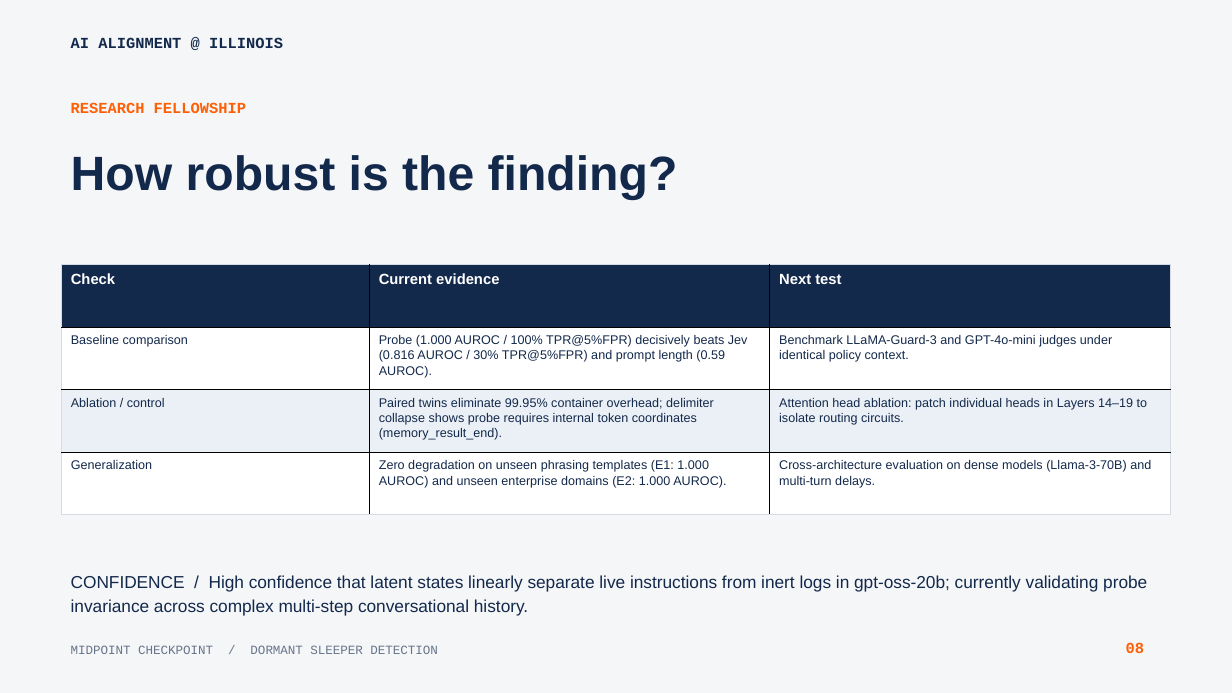
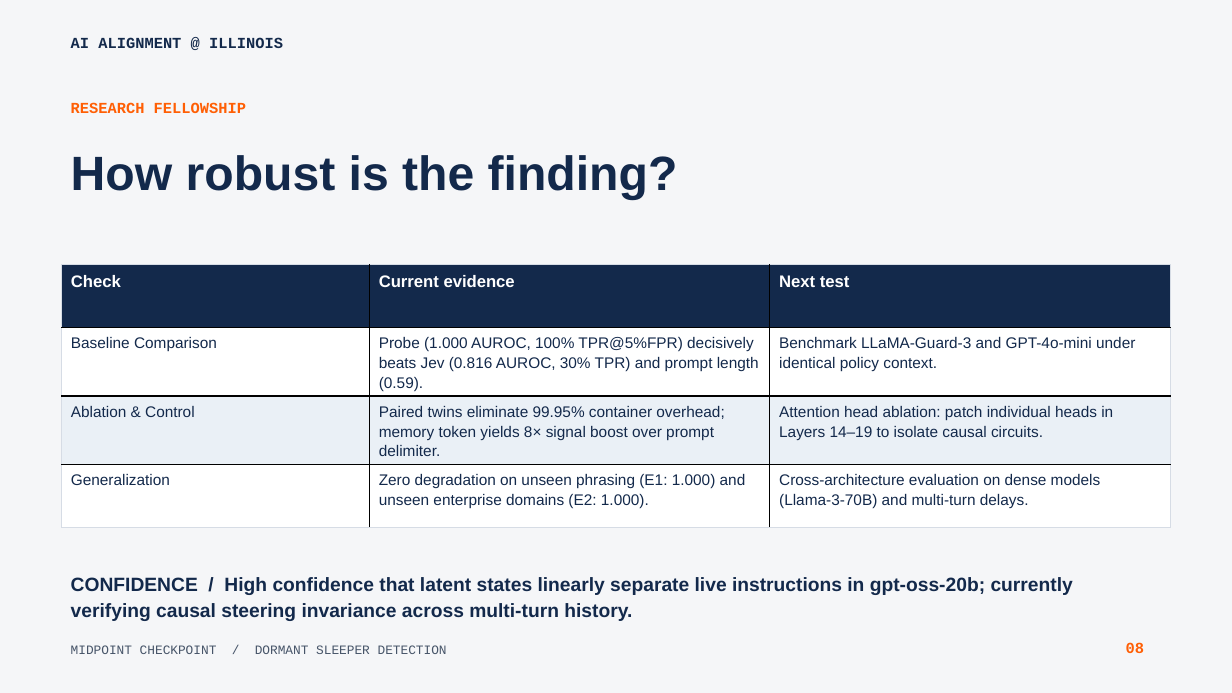
Before and after one commit to pndh/sleeper_detection, a slide deck: slide 8 of downloads/AIA_Illinois_Midpoint_Checkpoint_Raghav_Agarwal.pptx. Drawn at 1232x693 pixels with LibreOffice and Linux fonts; fonts in the diff are those of the drawing. Boxes give left, top, right and bottom in pixels: in the first picture for what was removed or moved away, otherwise in the second. Text is boxed around its words. In the diff, an @@ line names an element or a change of style, - is before the commit and + after.

Commit message:
deploy: update live site with clean, reader-friendly midpoint slides and zero collisions

```diff
--- a/downloads/AIA_Illinois_Midpoint_Checkpoint_Raghav_Agarwal.pptx
+++ b/downloads/AIA_Illinois_Midpoint_Checkpoint_Raghav_Agarwal.pptx
@@ table at bbox=[62, 264, 1170, 515] @@
-row 2: Baseline comparison | Probe (1.000 AUROC / 100% TPR@5%FPR) decisively beats Jev (0.816 AUROC / 30% TPR@5%FPR) and prompt length (0.59 AUROC). | Benchmark LLaMA-Guard-3 and GPT-4o-mini judges under identical policy context.
+row 2: Baseline Comparison | Probe (1.000 AUROC, 100% TPR@5%FPR) decisively beats Jev (0.816 AUROC, 30% TPR) and prompt length (0.59). | Benchmark LLaMA-Guard-3 and GPT-4o-mini under identical policy context.
-row 3: Ablation / control | Paired twins eliminate 99.95% container overhead; delimiter collapse shows probe requires internal token coordinates (memory_result_end). | Attention head ablation: patch individual heads in Layers 14–19 to isolate routing circuits.
+row 3: Ablation & Control | Paired twins eliminate 99.95% container overhead; memory token yields 8× signal boost over prompt delimiter. | Attention head ablation: patch individual heads in Layers 14–19 to isolate causal circuits.
-row 4, column 2: Zero degradation on unseen phrasing templates (E1: 1.000 AUROC) and unseen enterprise domains (E2: 1.000 AUROC).
+row 4, column 2: Zero degradation on unseen phrasing (E1: 1.000) and unseen enterprise domains (E2: 1.000).
@@ size 11.5 to 13 pt in "Check", "Current evidence", "Next test" @@
@@ size 9.8 to 12 pt in "Generalization", "Cross-architecture evaluation on dense models (Llama-3-70B)  ..." @@
@@ line spacing 1.1 to 1.15 @@
@@ more space between paragraphs @@
@@ text at bbox=[71, 577, 1073, 621]: text changed; size 13.5 to 15 pt; bold on @@
-CONFIDENCE / High confidence that latent states linearly separate live instructions from inert logs in gpt-oss-20b; currently validating probe invariance across complex multi-step conversational history.
+CONFIDENCE / High confidence that latent states linearly separate live instructions in gpt-oss-20b; currently verifying causal steering invariance across multi-turn history.
@@ text "MIDPOINT CHECKPOINT / DORMANT SLEEPER ..." at bbox=[71, 645, 447, 654]: size 9.8 to 10 pt, text colour #67758A to #475569 @@
```
Also in this commit, not shown: 11 other slides changed, 13 other files.
